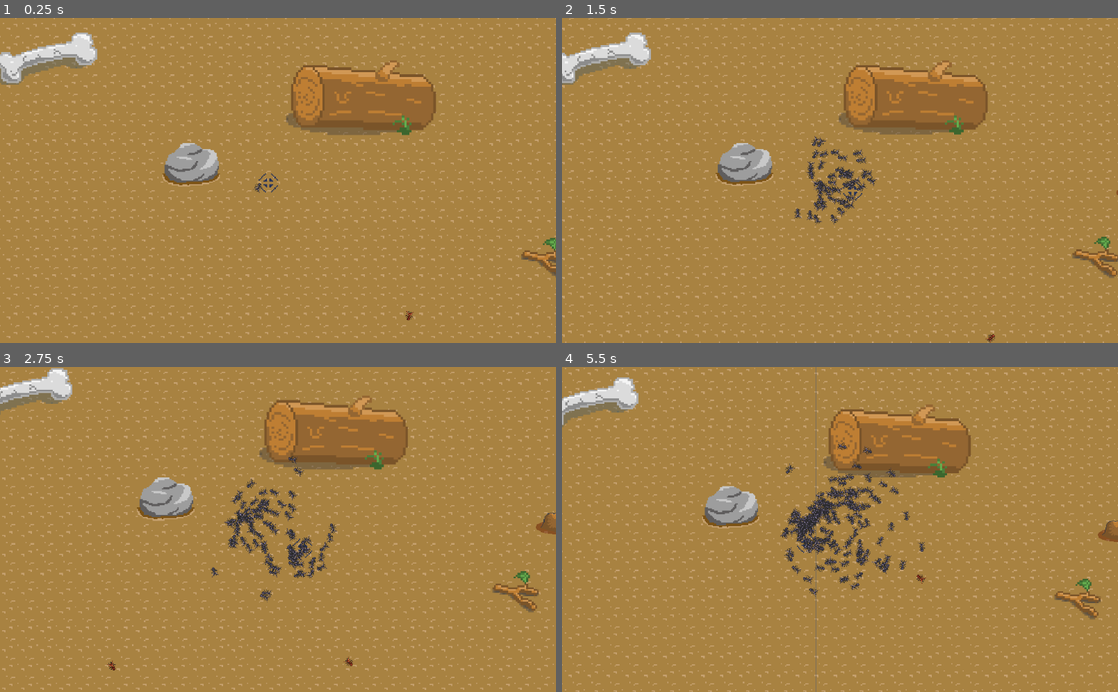
Above: before the commit, frames 1-4 (two rows, left to right).
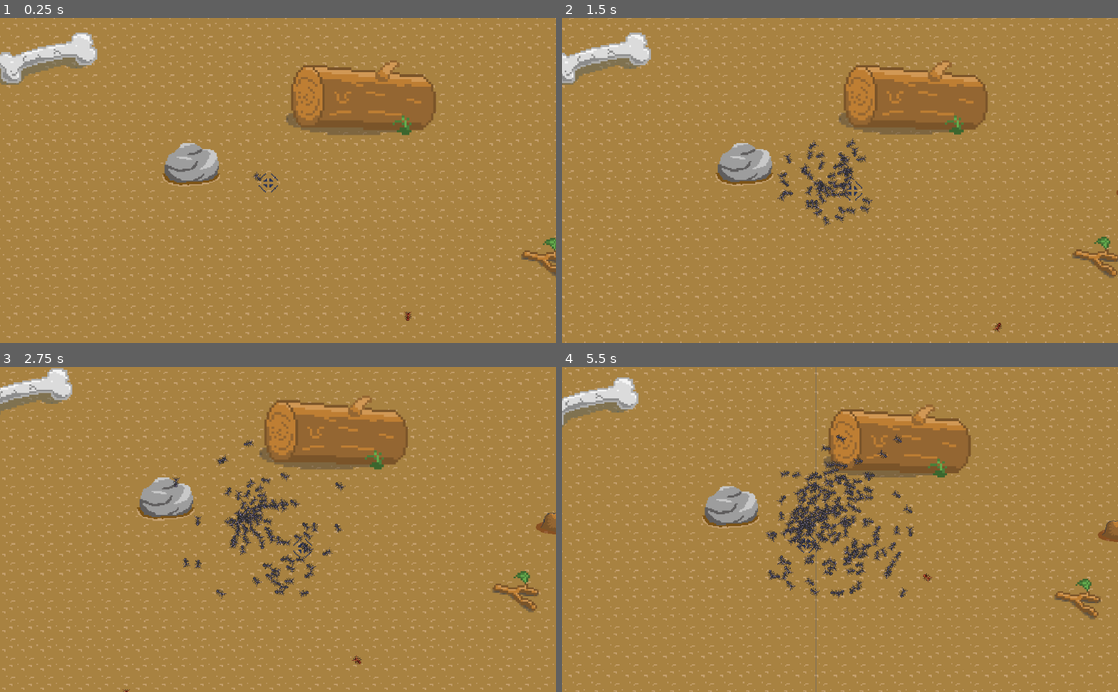
Above: after the commit, the same moments.

Repository: ajsosa/ldjam45
Game: Godot game, scene res://scenes/Objects/TestLevel.tscn
The game is run twice, just before and just after one commit, with the same random seed, the same clock (stepped at 60 frames per second) and the same inputs.
Inputs:
- Up to frame 1 (0.25 s): no input
- Up to frame 2 (1.5 s): hold Right (right) 0.53-1.28 s; hold A (addAnt) 0.53-1.28 s; hold Down (down) from 1.28 s (still down); tap A (addAnt) at 1.35 s
- Up to frame 3 (2.75 s): release Down (down) at 2.03 s; hold Right (right) from 2.03 s (still down); hold A (addAnt) from 2.03 s (still down)
- Up to frame 4 (5.5 s): release Right (right) at 2.78 s; release A (addAnt) at 2.78 s; hold Up (up) 2.78-3.53 s; tap A (addAnt) at 2.85, 4.35 s; hold A (addAnt) 3.53-4.28 s; hold Left (left) 3.53-5.03 s; hold Down (down) from 5.03 s (still down); hold A (addAnt) from 5.03 s (still down)

The runs differ from the first frame. In frame 1, less than 0.1% of the frame differs, in the area x 45-75%, y 47-94%; in frame 2, 1.4%; in frame 3, 2.3%; in frame 4, 3.8%, in the area x 36-67%, y 20-72%.

Commit message:
Ants don't bunch up as much

Diff:
--- a/scenes/Objects/TestLevel.tscn
+++ b/scenes/Objects/TestLevel.tscn
@@ -153,6 +153,7 @@
 willDefect = false
 
 [node name="Scenery" type="Node2D" parent="."]
+editor/display_folded = true
 
 [node name="Logs" type="Node2D" parent="Scenery"]
 editor/display_folded = true
--- a/scripts/ant.gd
+++ b/scripts/ant.gd
@@ -11,6 +11,8 @@
 var killed = false
 
 var baseScale = 1
+
+var offSet = Vector2(rand_range(-50, 50), rand_range(-50, 50))
 
 func _ready():
 	speed = rand_range(1.3, 1.7)
@@ -49,6 +51,8 @@
 		if pos.get_name() == "Marker":
 			pos = swarm.to_local(pos.global_position)
 
+	pos = pos + offSet
+
 	var desiredA = -atan2(pos.y - position.y, pos.x - position.x)
 	var theta = desiredA - rot
 
